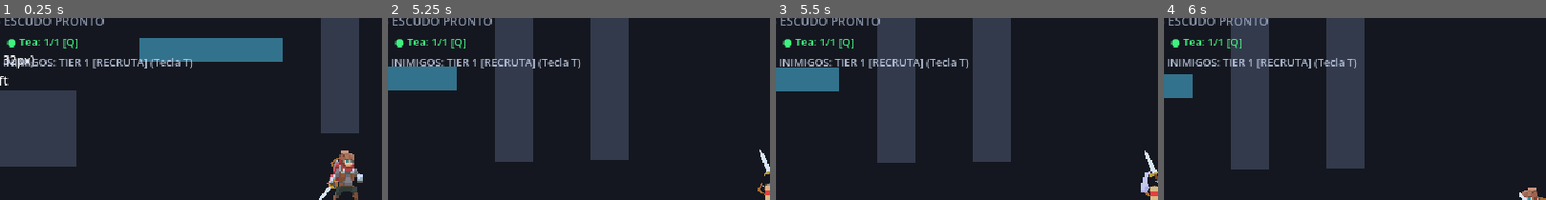
Above: before the commit, frames 1-4 (left to right).
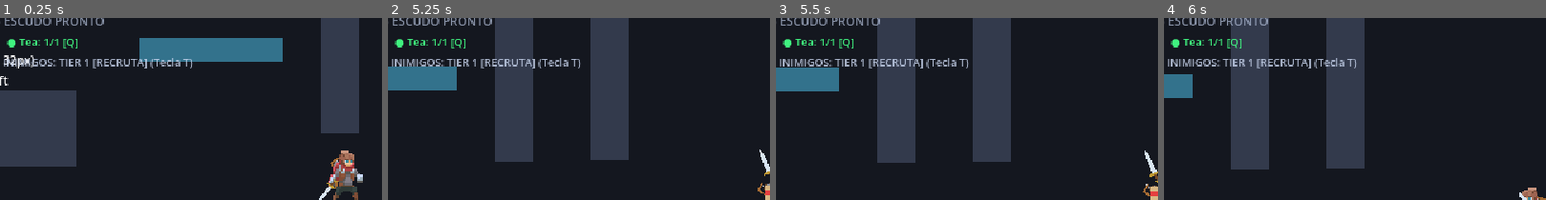
Above: after the commit, the same moments.

Repository: Theadrill/Godot-Roguelike-Prototype
Game: Godot game, scene res://src/world/movement_gym.tscn
Two runs of this game, one before a commit and one after it. Both use one fixed random seed, a clock stepped at 60 frames per second and the inputs below.
Inputs (mouse positions are % of the whole screen's width and height, from its top left):
- Up to frame 1 (0.25 s): no input
- Up to frame 2 (5.25 s): tap A (move_left) at 0.5, 1.25, 2, 3.5, 4.25 s; move the mouse to (72, 53) at 0.52 s; press the mouse at (72, 53) at 0.53 s; hold D (move_right) 0.53-2.03 s; tap Space (jump) at 0.77, 1.52, 3.02, 3.77, 4.52 s; move the mouse to (30, 65) at 1.27 s; release the mouse at (30, 65) at 1.28 s; right-click (30, 65) at 1.35 s; move the mouse to (60, 33) at 2.02 s; hold A (move_left) 2.03-2.78 s; tap Q (heal) at 2.1 s; move the mouse to (45, 82) at 2.77 s; hold D (move_right) 2.78-4.28 s; tap E (interact) at 2.85 s; click (45, 82) at 2.92 s; move the mouse to (80, 76) at 3.52 s; hold Keypad 2 (look_down) 3.53-4.28 s; move the mouse to (20, 41) at 4.27 s; hold A (move_left) 4.28-5.03 s; tap Keypad 4 (look_left) at 4.35 s; move the mouse to (55, 59) at 5.02 s; hold D (move_right) from 5.03 s (still down); tap Keypad 6 (look_right) at 5.1 s; click (55, 59) at 5.17 s
- Up to frame 3 (5.5 s): keep holding D (move_right)
- Up to frame 4 (6 s): move the mouse to (35, 29) at 5.77 s; release D (move_right) at 5.78 s; hold A (move_left) from 5.78 s (still down); tap Keypad 8 (look_up) at 5.85 s
The pictures show only the part of the screen within x 4-54%, y 14-64%; the shares and areas given below are measured in that part.

Frames 1-2 are identical in both runs. In frame 3, 0.2% of the frame differs, in the area x 95-98%, y 84-96%; in frame 4, nothing differs.

Commit message:
art(combat): update slash 1 spritesheet removing frame 4 residual pixels

Diff:
--- a/src/tools/weapon_socket_calibrator.tscn
+++ b/src/tools/weapon_socket_calibrator.tscn
@@ -5,15 +5,13 @@
 
 [node name="WeaponSocketCalibrator" type="Node2D" unique_id=1073998046]
 script = ExtResource("1_calibrator")
-selected_weapon = "crossbow"
-selected_animation = "attack1"
-current_frame = 4
+selected_animation = "attack2"
 reference_secondary_weapon = "none"
-socket_pos_x = 6.0
-socket_pos_y = -20.0
-socket_rotation = -34.999996
+socket_pos_x = 4.0
+socket_pos_y = -42.0
+socket_rotation = 139.0
 socket_z_index = 2
-status_message = "crossbow [Arma na Mão (MainHandSocket)] -> attack1 Frame 4 (Z: 2, FlipH: false, FlipV: false)"
+status_message = "sword [Arma na Mão (MainHandSocket)] -> attack2 Frame 0 (Z: 2, FlipH: false, FlipV: false)"
 
 [node name="GroundFloorRef" type="Line2D" parent="." unique_id=462095390]
 points = PackedVector2Array(-60, 0, 60, 0)
@@ -27,8 +25,7 @@
 [node name="CharacterSprite" type="AnimatedSprite2D" parent="Visual" unique_id=1527574964]
 position = Vector2(-2, -29)
 sprite_frames = ExtResource("2_player_frames")
-animation = &"attack1"
-frame = 4
+animation = &"attack2"
 metadata/_edit_lock_ = true
 
 [node name="BackSocketWeapon" type="Marker2D" parent="Visual" unique_id=1247055997]
@@ -37,13 +34,13 @@
 position = Vector2(-1.1, -17)
 
 [node name="BackSocketShield" type="Marker2D" parent="Visual" unique_id=189514163]
-z_index = -3
-position = Vector2(-3.5, -29.6)
+z_index = -1
+position = Vector2(-9, -33)
 
 [node name="MainHandSocket" type="Marker2D" parent="Visual" unique_id=1037091576]
 z_index = 2
-position = Vector2(6, -20)
-rotation = -0.61086524
+position = Vector2(4, -42)
+rotation = 2.4260077
 
 [node name="OffHandSocket" type="Marker2D" parent="Visual" unique_id=987162534]
 z_index = 2
Binary file changed: assets/effects/slashes/sword/sword_slash_04.png
Binary file changed: assets/effects/slashes/sword/sword_slash_sheet.png
